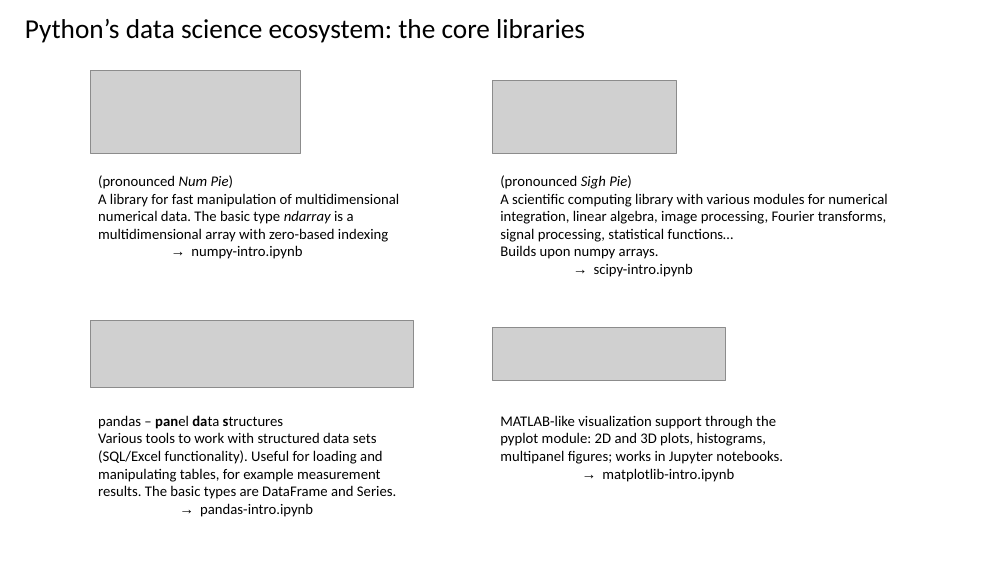
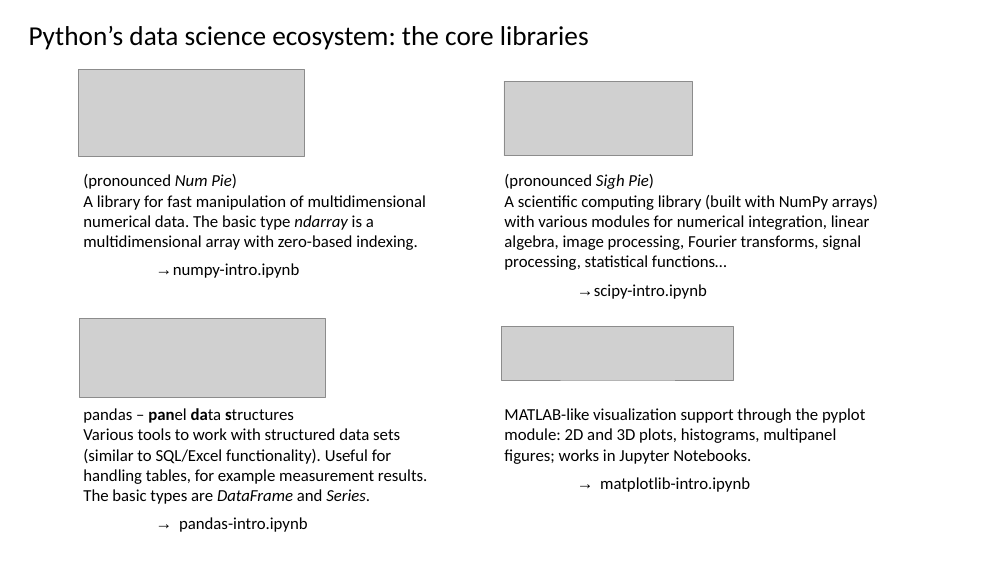
Before and after one commit to btitze/python-course, a slide deck: slide 8 of data_handling_and_analysis/Python Workshop - Data Handling and Analysis.pptx. Drawn at 1008x567 pixels with LibreOffice and Linux fonts; fonts in the diff are those of the drawing; grey boxes stand for pictures. Boxes give left, top, right and bottom in pixels: in the first picture for what was removed or moved away, otherwise in the second. Text is boxed around its words. In the diff, an @@ line names an element or a change of style, - is before the commit and + after.

Commit message:
Update presentation and move csv files to data subfolder

```diff
--- a/data_handling_and_analysis/Python Workshop - Data Handling and Analysis.pptx
+++ b/data_handling_and_analysis/Python Workshop - Data Handling and Analysis.pptx
@@ text "Python’s data science ecosystem: the ...": place and size @@
-text "Python’s data science ecosystem: the ..." at bbox=[25, 19, 585, 43]
+text "Python’s data science ecosystem: the ..." at bbox=[29, 26, 589, 50]
@@ picture: place and size @@
-picture at bbox=[91, 71, 301, 154]
+picture at bbox=[78, 70, 305, 156]
@@ picture: place and size @@
-picture at bbox=[493, 81, 676, 154]
+picture at bbox=[504, 81, 693, 156]
@@ text "(pronounced Num Pie)": place and size @@
-text "(pronounced Num Pie)" at bbox=[98, 175, 399, 259]
+text "(pronounced Num Pie)" at bbox=[83, 174, 426, 278]
@@ text at bbox=[83, 174, 300, 278]: size 14 to 16 pt in "(pronounced Num Pie)", "→ numpy-intro.ipynb" @@
@@ text at bbox=[504, 174, 707, 299]: size 14 to 16 pt in "(pronounced Sigh Pie)", "→ scipy-intro.ipynb"; more space between paragraphs @@
@@ text at bbox=[83, 195, 426, 250]: text changed; size 14 to 16 pt @@
-A library for fast manipulation of multidimensional numerical data. The basic type ndarray is a multidimensional array with zero-based indexing
+A library for fast manipulation of multidimensional numerical data. The basic type ndarray is a multidimensional array with zero-based indexing.
@@ text at bbox=[504, 195, 878, 270]: text changed; size 14 to 16 pt @@
-A scientific computing library with various modules for numerical integration, linear algebra, image processing, Fourier transforms, signal processing, statistical functions…
-Builds upon numpy arrays.
+A scientific computing library (built with NumPy arrays) with various modules for numerical integration, linear algebra, image processing, Fourier transforms, signal processing, statistical functions…
@@ picture: place and size @@
-picture at bbox=[91, 321, 414, 388]
+picture at bbox=[79, 318, 325, 398]
@@ picture: place and size @@
-picture at bbox=[493, 327, 725, 381]
+picture at bbox=[502, 327, 734, 380]
@@ text "pandas – panel data structures": place and size @@
-text "pandas – panel data structures" at bbox=[98, 415, 396, 517]
+text "pandas – panel data structures" at bbox=[83, 408, 428, 532]
@@ text at bbox=[83, 408, 308, 532]: size 14 to 16 pt in "pandas – panel data structures", "→ pandas-intro.ipynb"; more space between paragraphs @@
@@ text "MATLAB-like visualization support through the ...": place and size @@
-text "MATLAB-like visualization support through the ..." at bbox=[500, 415, 783, 482]
+text "MATLAB-like visualization support through the ..." at bbox=[504, 408, 865, 492]
@@ text at bbox=[504, 408, 865, 464]: text changed; size 14 to 16 pt @@
-MATLAB-like visualization support through the pyplot module: 2D and 3D plots, histograms, multipanel figures; works in Jupyter notebooks.
+MATLAB-like visualization support through the pyplot module: 2D and 3D plots, histograms, multipanel figures; works in Jupyter Notebooks.
@@ text at bbox=[83, 428, 428, 504]: text changed; size 14 to 16 pt @@
-Various tools to work with structured data sets (SQL/Excel functionality). Useful for loading and manipulating tables, for example measurement results. The basic types are DataFrame and Series.
+Various tools to work with structured data sets (similar to SQL/Excel functionality). Useful for handling tables, for example measurement results. The basic types are DataFrame and Series.
@@ text at bbox=[600, 477, 750, 492]: size 14 to 16 pt in "→ matplotlib-intro.ipynb"; more space between paragraphs @@
```
Also in this commit, not shown: 9 other slides changed, 4 other files.
